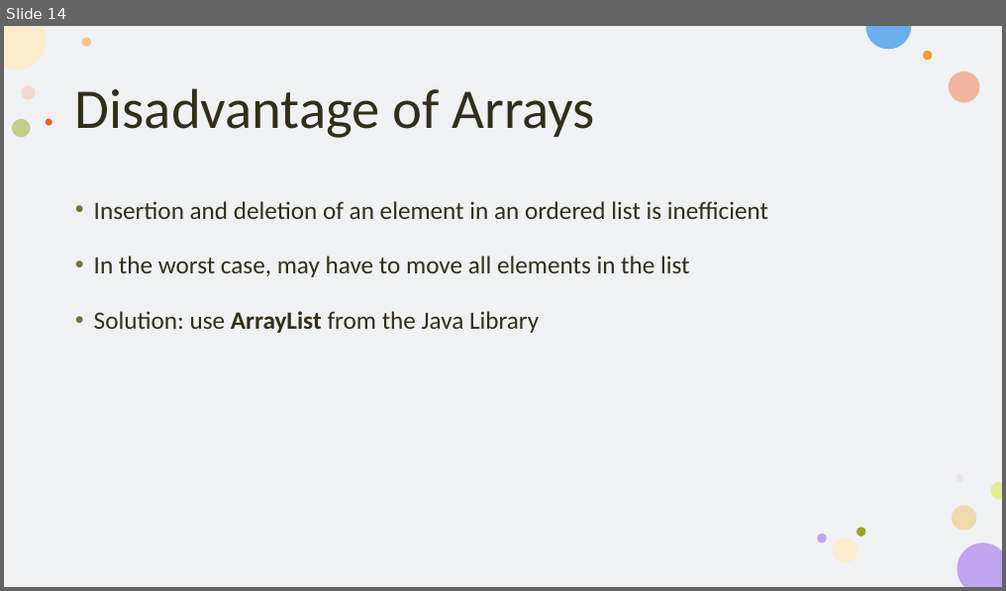
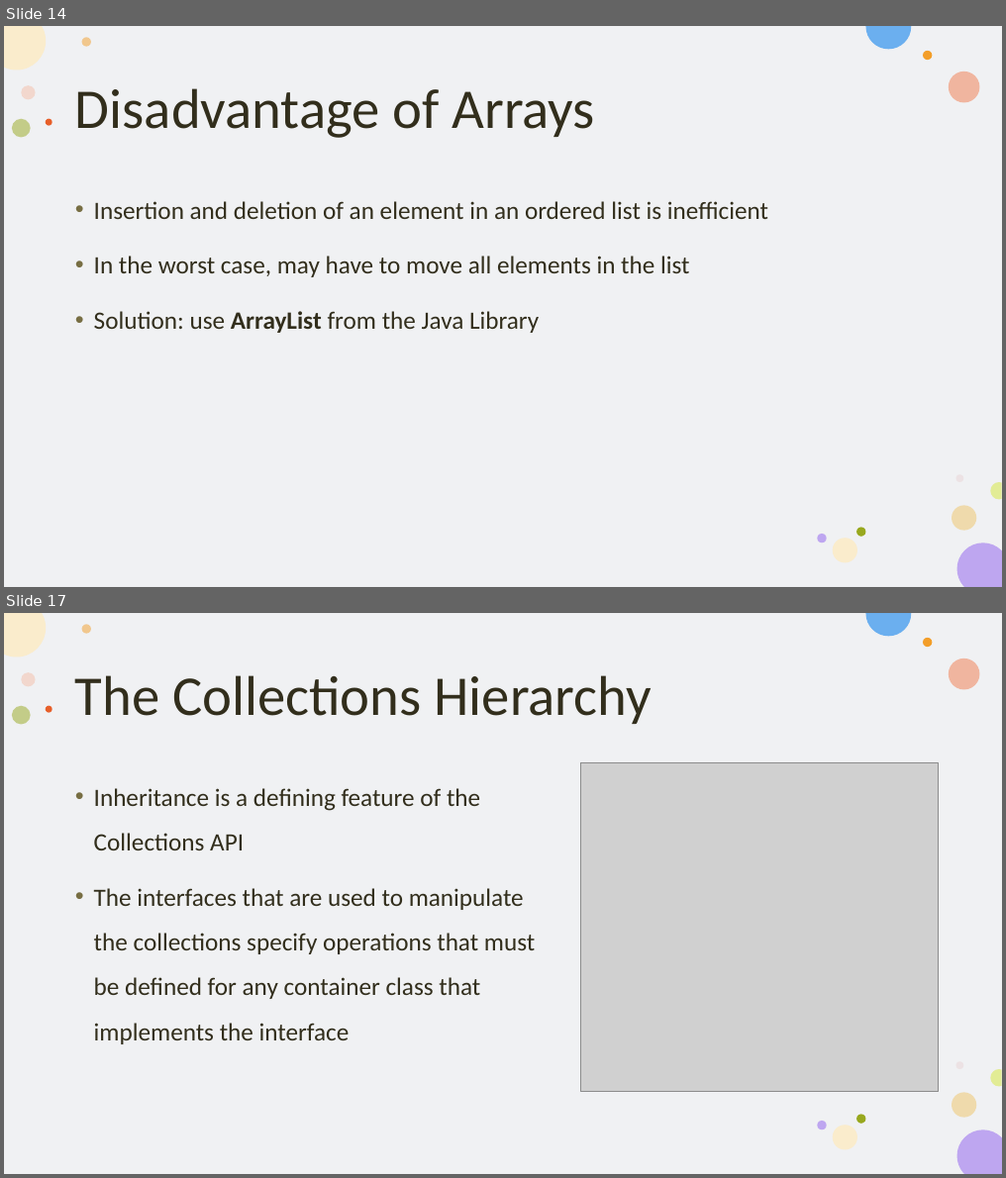
Before and after one commit to KarinaSang/Teaching, a slide deck: AP_Java/Week6/Week6.pptx. Shown one above the other, each under a label of ours: slide 14 before the commit, slides 14 and 17 after it; the slides between them are not shown. The pictures are 1006x591 and 1006x1178 pixels, drawn with LibreOffice and Linux fonts; fonts in the diff are those of the drawing; grey boxes stand for pictures. Boxes give left, top, right and bottom in pixels: in the first picture for what was removed or moved away, otherwise in the second. Text is boxed around its words. In the diff, an @@ line names an element or a change of style, - is before the commit and + after.

```diff
--- a/AP_Java/Week6/Week6.pptx
+++ b/AP_Java/Week6/Week6.pptx
@@ slide 17 added at [4,613,1002,1174], background #FFFFFF; not listed: 16 template elements that a slide beside it also shows @@
@@ title added at [75,675,651,724], 54 pt, text #322E1C @@
+The Collections Hierarchy
@@ text added at [94,788,535,1045], 24 pt, text #322E1C @@
+• Inheritance is a defining feature of the Collections API
+• The interfaces that are used to manipulate the collections specify operations that must be defined for any container class that implements the interface
@@ picture added at [581,762,939,1092] @@
```
Also in this commit, not shown: 2 slides changed, 8 other slides added, 5 slides removed, 45 other files.
